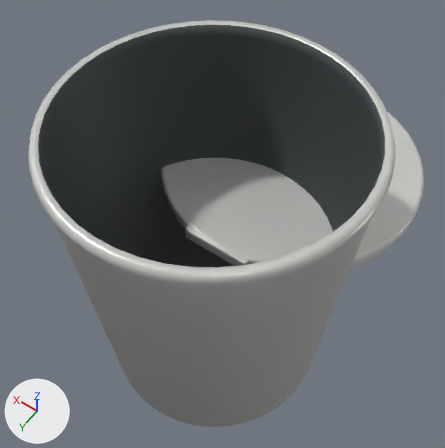
Renders of the glTF model sharkys-room/public/models/production/trashcan_v06b.glb from each side of a commit.
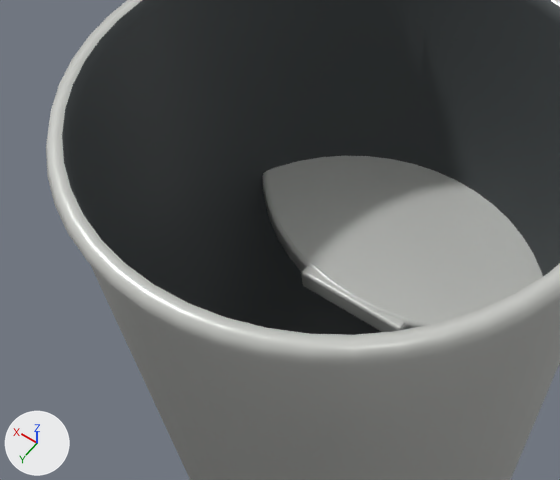
Each version is shown whole from a camera (50 mm lens) standing at (-0.286, 0.382, 0.667) and looking at (0.019, -0.045, -0.004), then close up on the part from 0% to 77% of the width and 14% to 80% of the height. Lighting does not change. The marker at lower left points along +X, +Y and +Z. The last two pictures show the newer version. Where no turn or scale is listed for an object, it has been applied to the vertices. Vertices at exactly the same position are counted once.

The first close-up shows 'VIS_TrashCanHollowShell', 'VIS_TrashCanLidShell'.
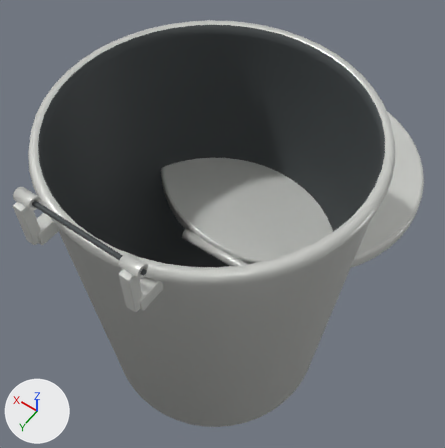
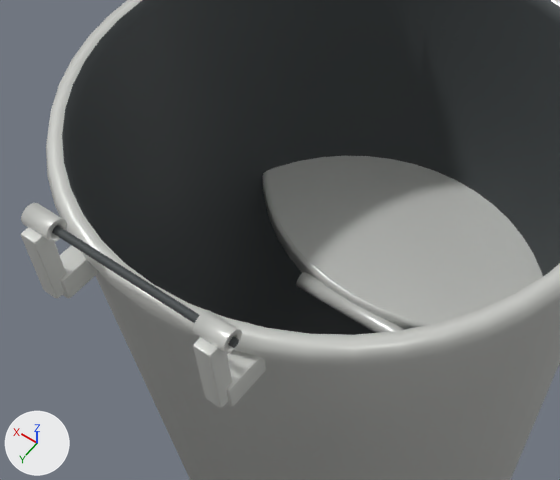
Changed parts and their boxes [x1, y1, x2, y2] in the close-ups (560 x 480 px):
```json
{"object": "VIS_TrashCanLidShell", "change": "reshaped", "before": [262, 156, 543, 332], "after": [262, 156, 543, 330]}
{"object": "VIS_TrashCanFixedHinge", "change": "added", "after": [21, 203, 266, 408], "faces in mat_mat_v06b_trashcan_warmenamel (light grey #d3d4d0)": [21, 203, 266, 408], "faces in mat_mat_v06b_trashcan_innerliner (dark grey #424849)": [52, 225, 239, 348]}
{"object": "VIS_TrashCanMovingKnuckle", "change": "added", "after": [296, 272, 404, 333]}
{"part": 1, "of": "me_cylinder", "change": "reshaped", "before": [302, 264, 406, 332], "after": [308, 264, 400, 316]}
```

Scene script edits in JSON lines:
```json
{"block": "me_cylinder", "where": "# used by ob_vis_trashcanlidshell; location = (0.0, 0.0, 0.0)"}
{"op": "remove", "block": "me_cylinder", "code": "me_cylinder.from_pydata(...)  # 384 vertices, 760 faces; spans x -0.192..0.192, y -0.385..0.0, z -0.011..0.011"}
{"op": "add", "block": "me_cylinder", "code": "me_cylinder.from_pydata(...)  # 320 vertices, 636 faces; spans x -0.192..0.192, y -0.385..-0.001, z -0.011..0.011"}
{"block": "me_cylinder", "change": "me_cylinder part 1"}
{"block": "me_cylinder", "change": "96 vertices are removed from x -0.05..0.05, y -0.014..0.0, z -0.01..0.01"}
{"block": "me_cylinder", "change": "286 faces are deleted"}
{"block": "me_cylinder", "change": "32 vertices are added at x -0.029..0.029, y -0.003..-0.001, z -0.003..0.003"}
{"block": "me_cylinder", "change": "162 new faces join them"}
{"op": "add", "block": "me_vis_trashcanmovingbarrel_geometry", "code": ["me_vis_trashcanmovingbarrel_geometry = bpy.data.meshes.new('VIS_TrashCanMovingBarrel_Geometry')", "me_vis_trashcanmovingbarrel_geometry.from_pydata(...)  # 120 vertices, 236 faces; spans x -0.049..0.049, y -0.027..0.007, z -0.007..0.007", "me_vis_trashcanmovingbarrel_geometry.materials.append(mat_mat_v06b_trashcan_warmenamel)  # light grey #d3d4d0"]}
{"op": "add", "block": "me_vis_trashcanfixedhinge_geometry", "code": ["me_vis_trashcanfixedhinge_geometry = bpy.data.meshes.new('VIS_TrashCanFixedHinge_Geometry')", "me_vis_trashcanfixedhinge_geometry.from_pydata(...)  # 384 vertices, 748 faces; spans x -0.074..0.074, y 0.17..0.206, z 0.191..0.256", "# faces by material slot: [560, 188]", "me_vis_trashcanfixedhinge_geometry.materials.append(mat_mat_v06b_trashcan_warmenamel)  # light grey #d3d4d0", "me_vis_trashcanfixedhinge_geometry.materials.append(mat_mat_v06b_trashcan_innerliner)  # dark grey #424849"]}
{"op": "add", "block": "ob_vis_trashcanmovingknuckle", "code": ["ob_vis_trashcanmovingknuckle = bpy.data.objects.new('VIS_TrashCanMovingKnuckle', me_vis_trashcanmovingbarrel_geometry)", "ob_vis_trashcanmovingknuckle.location = (0.0, 0.0, 0.0)"]}
{"op": "add", "block": "ob_vis_trashcanfixedhinge", "code": ["ob_vis_trashcanfixedhinge = bpy.data.objects.new('VIS_TrashCanFixedHinge', me_vis_trashcanfixedhinge_geometry)", "ob_vis_trashcanfixedhinge.location = (0.0, 0.0, 0.0)"]}
```
